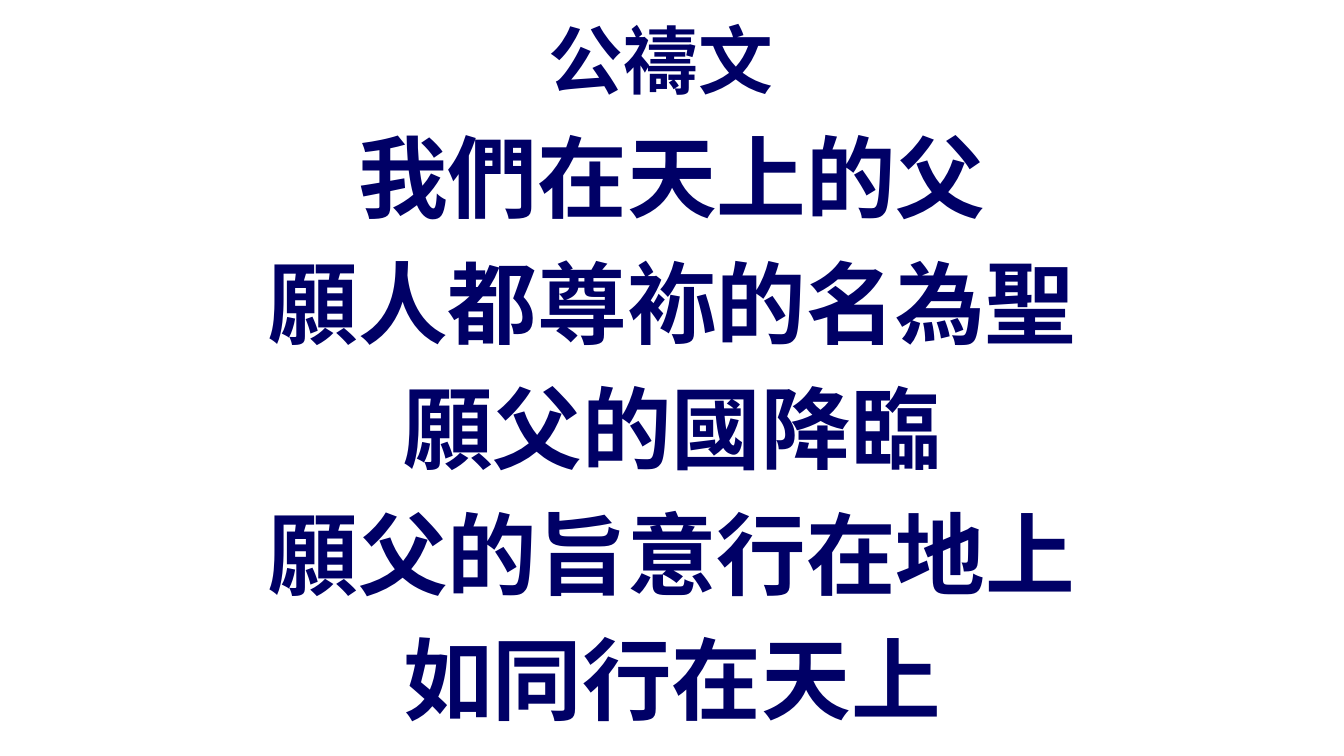
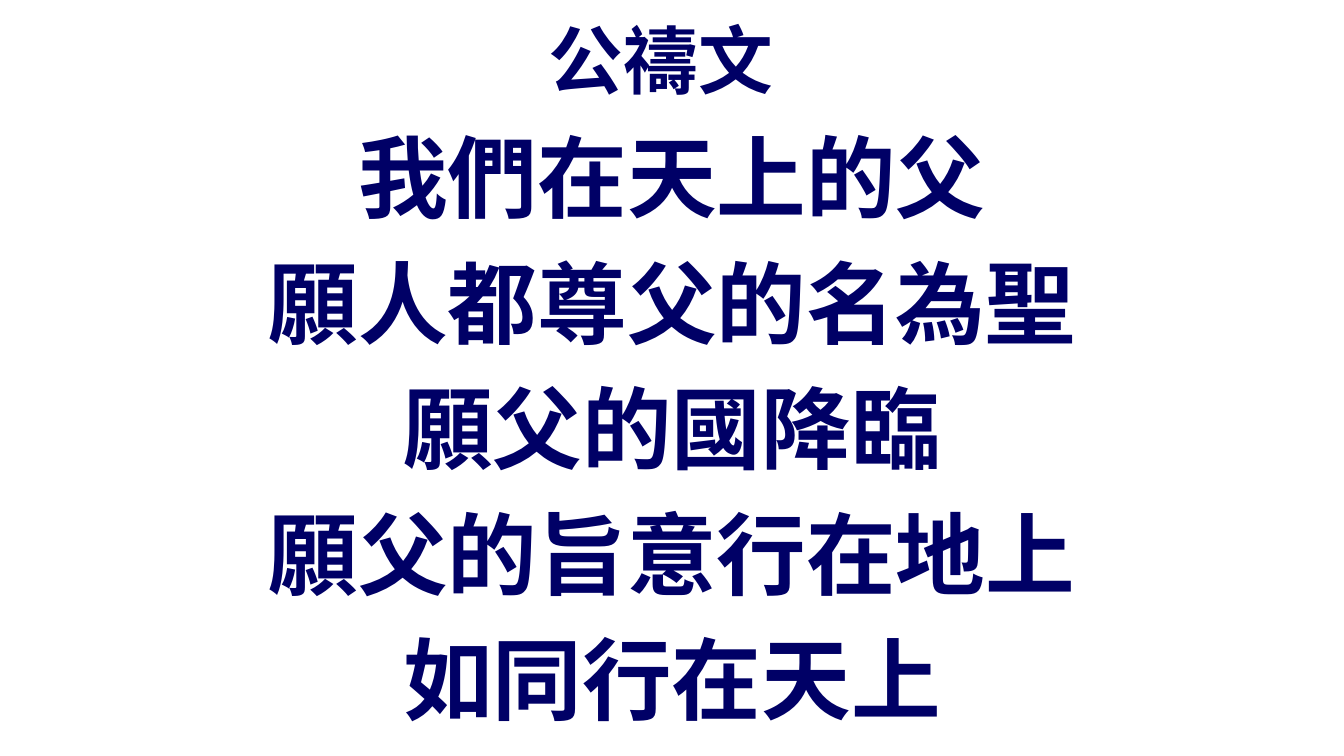
Before and after one commit to batisuoc/other-ppts, a slide deck: slide 18 of 崇拜流程.pptx. Drawn at 1344x756 pixels with LibreOffice and Linux fonts; fonts in the diff are those of the drawing; background and template pictures are left out. Boxes give left, top, right and bottom in pixels: in the first picture for what was removed or moved away, otherwise in the second. Text is boxed around its words. In the diff, an @@ line names an element or a change of style, - is before the commit and + after.

```diff
--- a/崇拜流程.pptx
+++ b/崇拜流程.pptx
@@ text at [269, 260, 1075, 345]: text changed @@
-願人都尊袮的名為聖
+願人都尊父的名為聖
```
Also in this commit, not shown: 2 other files.
